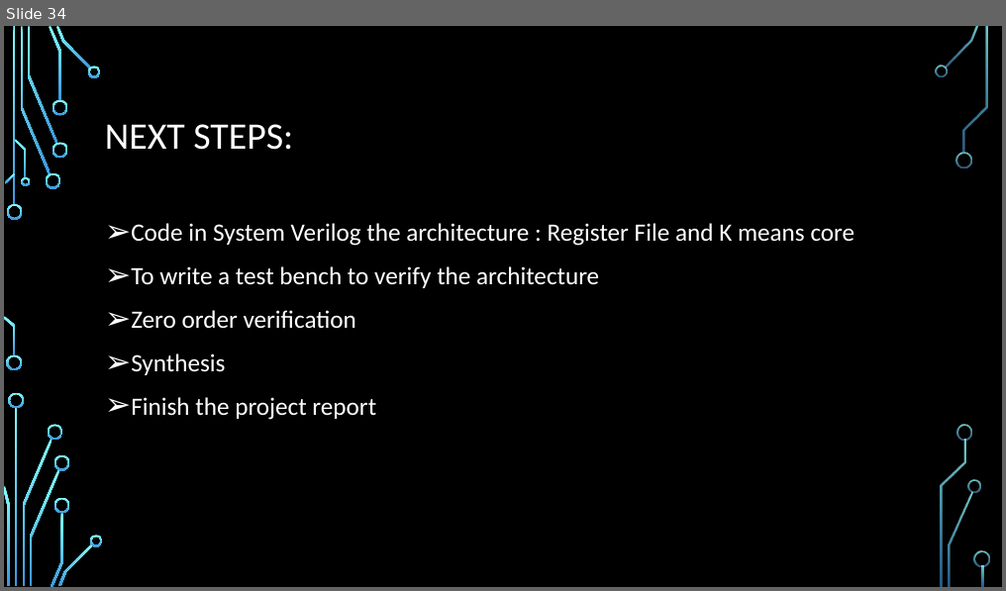
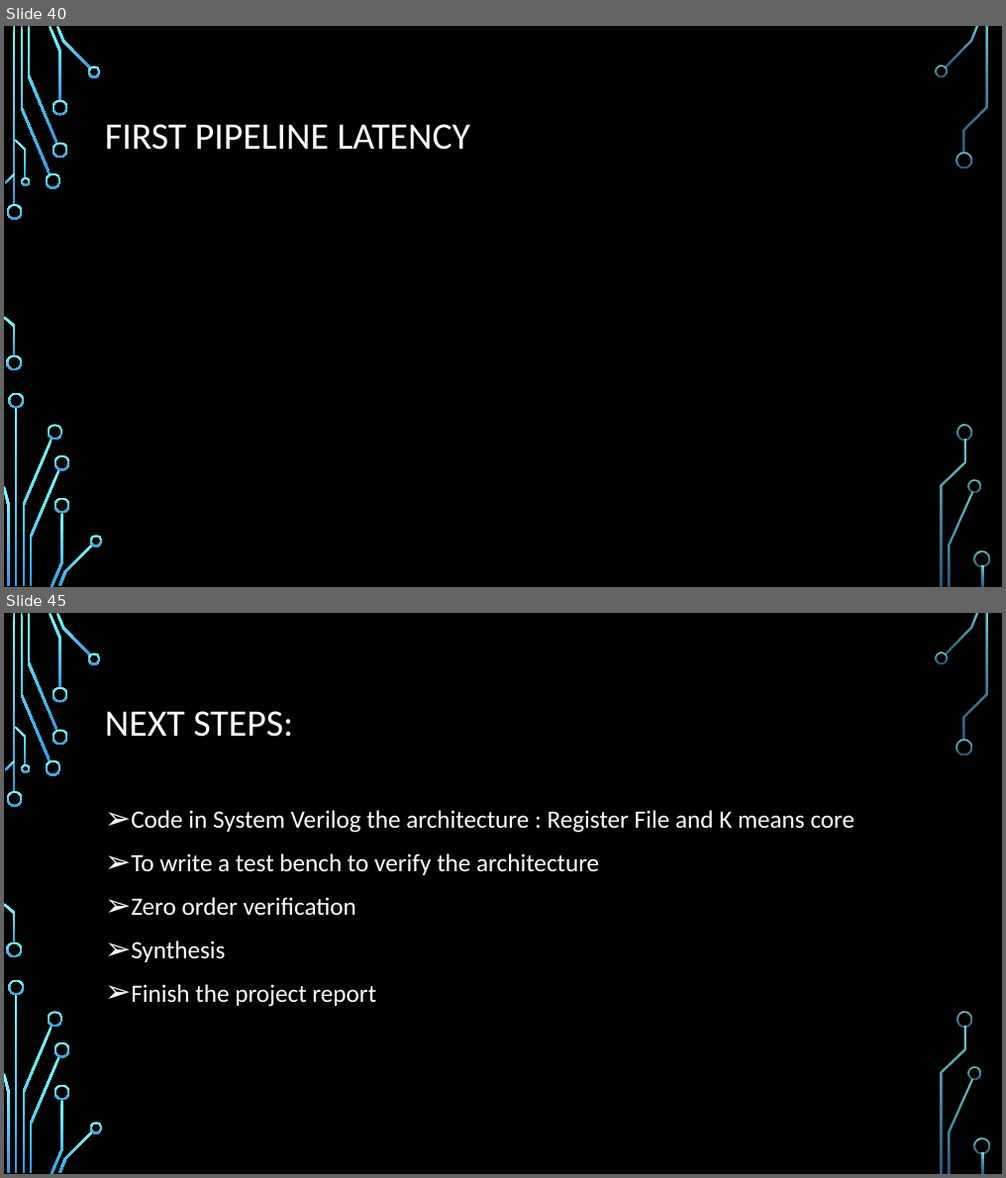
Before and after one commit to liotahuf/project_k_means, a slide deck: Midle presentation.pptx. Shown one above the other, each under a label of ours: slide 34 before the commit, slides 40 and 45 after it; the slides between them are not shown. The pictures are 1006x591 and 1006x1178 pixels, drawn with LibreOffice and Linux fonts; fonts in the diff are those of the drawing; grey boxes stand for pictures; background and template pictures are left out. Boxes give left, top, right and bottom in pixels: in the first picture for what was removed or moved away, otherwise in the second. Text is boxed around its words. In the diff, an @@ line names an element or a change of style, - is before the commit and + after.

```diff
--- a/Midle presentation.pptx
+++ b/Midle presentation.pptx
@@ slide 40 added at box(4, 26, 1002, 587), background picture (left out); not listed: 36 template elements that a slide beside it also shows @@
@@ title added at box(105, 124, 471, 150), 36 pt, text #FFFFFF @@
+FIRST PIPELINE LATENCY
@@ what was slide 34 is now slide 45 @@
```
Also in this commit, not shown: 4 slides changed, 10 other slides added.
